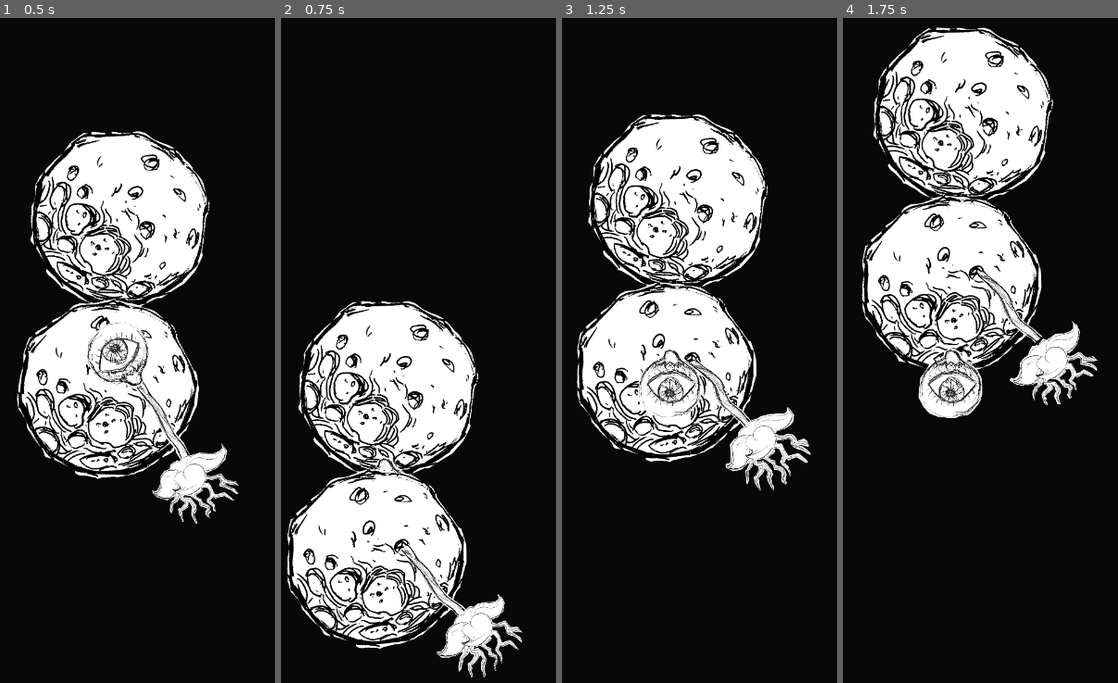
Above: before the commit, frames 1-4 (left to right).
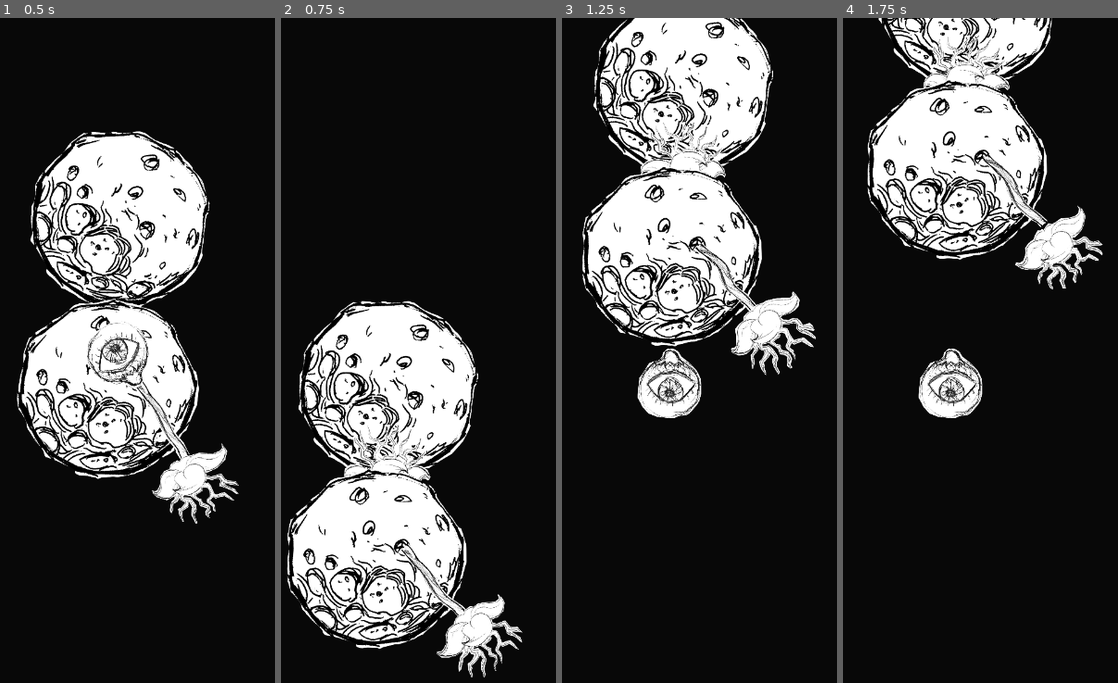
Above: after the commit, the same moments.

Repository: patryelt/RootOfEvil
Game: Godot game, scene res://scenes/Game.tscn
The game is run twice, just before and just after one commit, with the same random seed, the same clock (stepped at 60 frames per second) and the same inputs.
Inputs:
- Up to frame 1 (0.5 s): no input
- Up to frame 2 (0.75 s): tap Space (jump) at 0.6 s
- Up to frame 3 (1.25 s): tap Space (jump) at 0.77, 1.07 s
- Up to frame 4 (1.75 s): tap Space (jump) at 1.35, 1.52 s

Frame 1 is identical in both runs. In frame 2, 0.8% of the frame differs, in the area x 22-55%, y 61-70%; in frame 3, 30%, in the area x 5-93%, y 0-72%; in frame 4, 24%.

Commit message:
Regrow on new planet

Diff:
--- a/scenes/Player/Player.gd
+++ b/scenes/Player/Player.gd
@@ -24,6 +24,7 @@
 	old_body.leave()
 	_planet.add_child(old_body)
 	old_body.position = position
+	old_body.rotation = rotation
 
 	# Move camera from following the planet to following the player
 	_attach_camera(_planet.detach_camera())
@@ -45,6 +46,12 @@
 	_jump_speed = 0
 	look_at(planet.position)
 	rotate(-PI/2)
+	grow()
+
+func grow():
+	translate(position.normalized() * 200)
+	player_anim.grow()
+
 
 func _process(delta):
 	if _planet == null:
--- a/scenes/Player/PlayerSprite.gd
+++ b/scenes/Player/PlayerSprite.gd
@@ -1,25 +1,12 @@
 extends Node2D
-
-
-# Declare member variables here. Examples:
-# var a = 2
-# var b = "text"
-
-
-# Called when the node enters the scene tree for the first time.
-func _ready():
-	pass # Replace with function body.
-
-
-# Called every frame. 'delta' is the elapsed time since the previous frame.
-#func _process(delta):
-#	pass
 
 func leave():
 	$eye_anim.hide()
 
-
 func jump():
 	$stem.hide()
 	$flower_anim.hide()
-	$bulb_anim.hide()
+
+func grow():
+	$stem.show()
+	$flower_anim.show()
